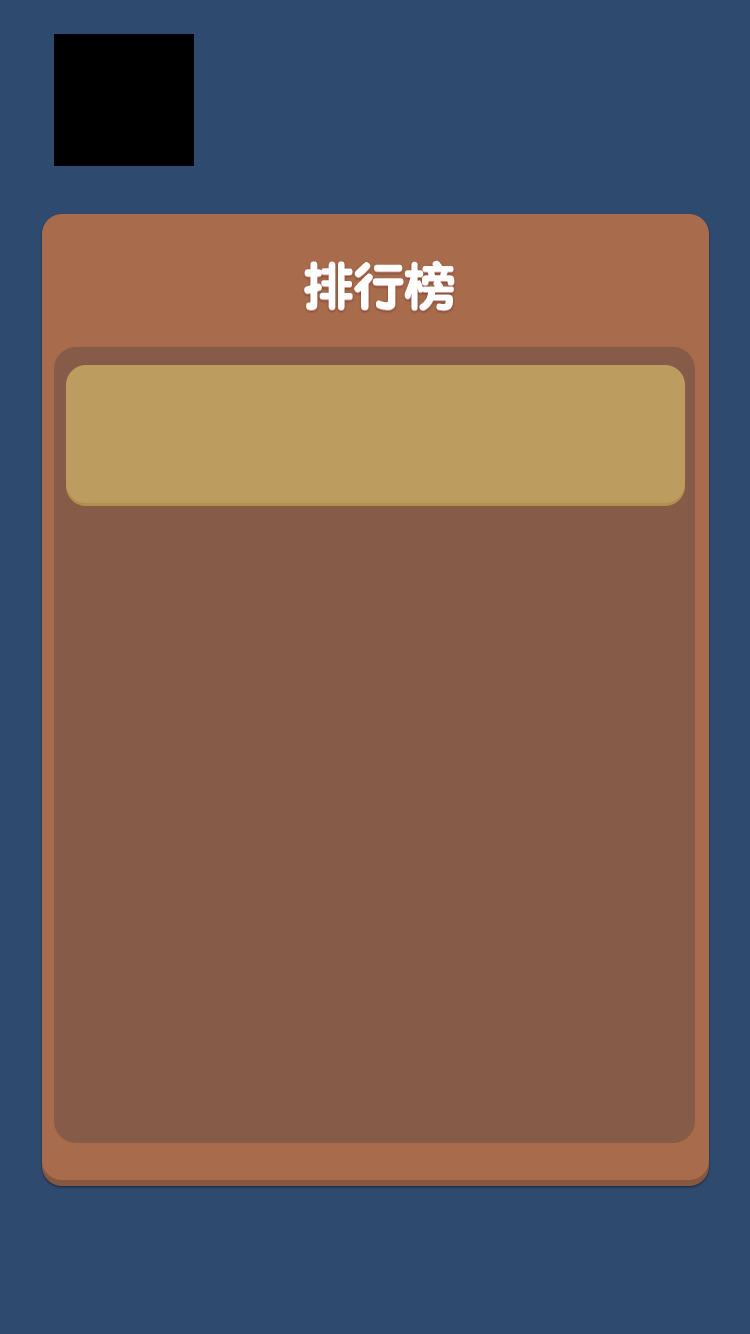
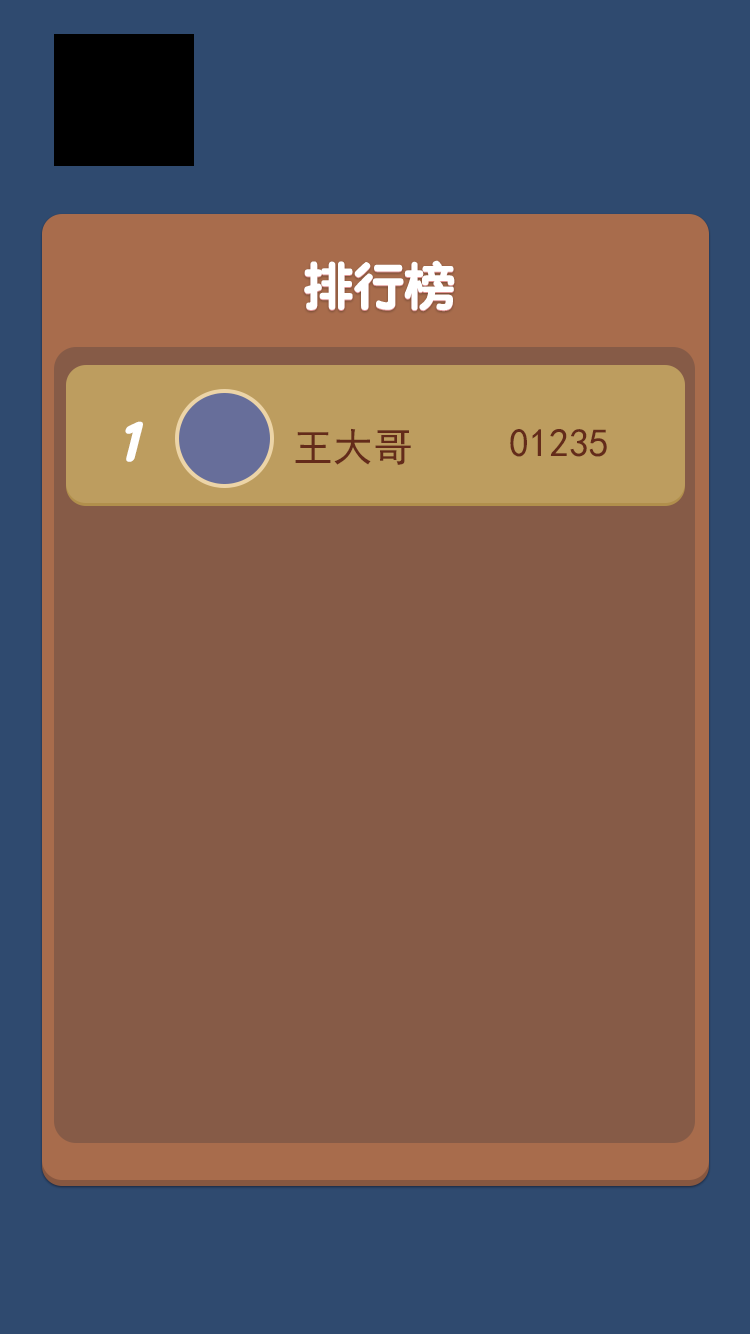
Layered file, before and after one edit (750px x 1334px). Changes by layer:
added layer "01235" in group "排行栏" over [510, 429, 607, 457]
added layer "王大哥" in group "排行栏" over [295, 428, 411, 465]
added layer "1" in group "排行栏" over [125, 421, 143, 462]
added layer "椭圆 2 拷贝" in group "排行栏" over [179, 393, 270, 484]
added layer "椭圆 2" in group "排行栏" over [175, 389, 274, 488]
